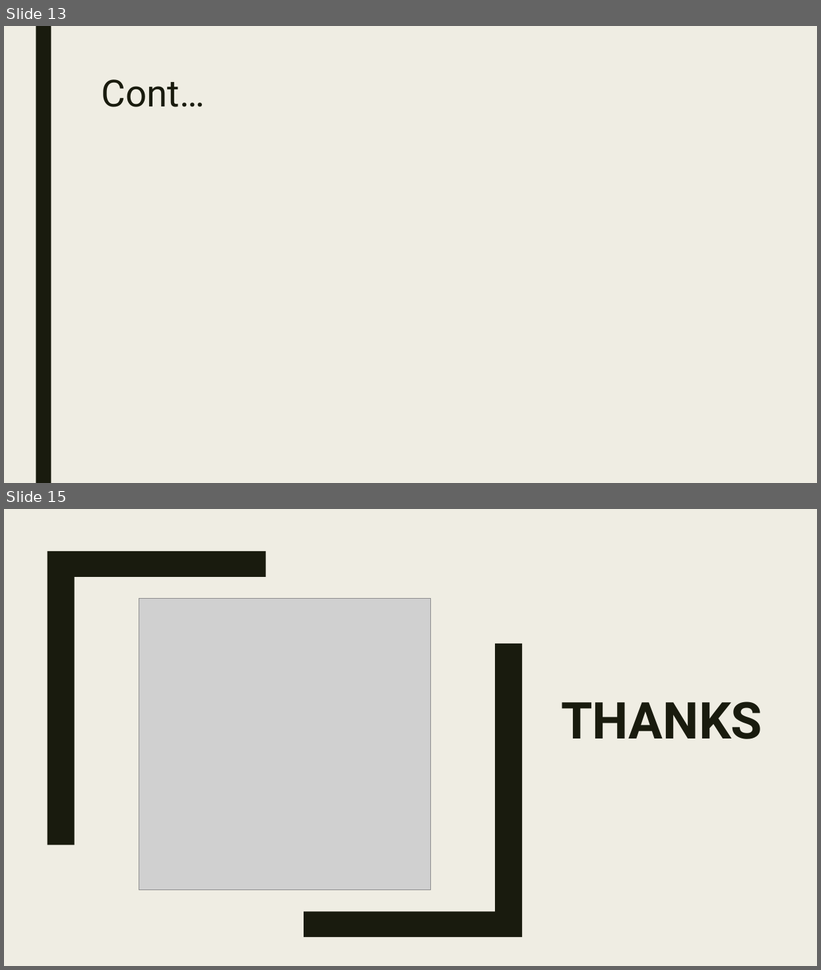
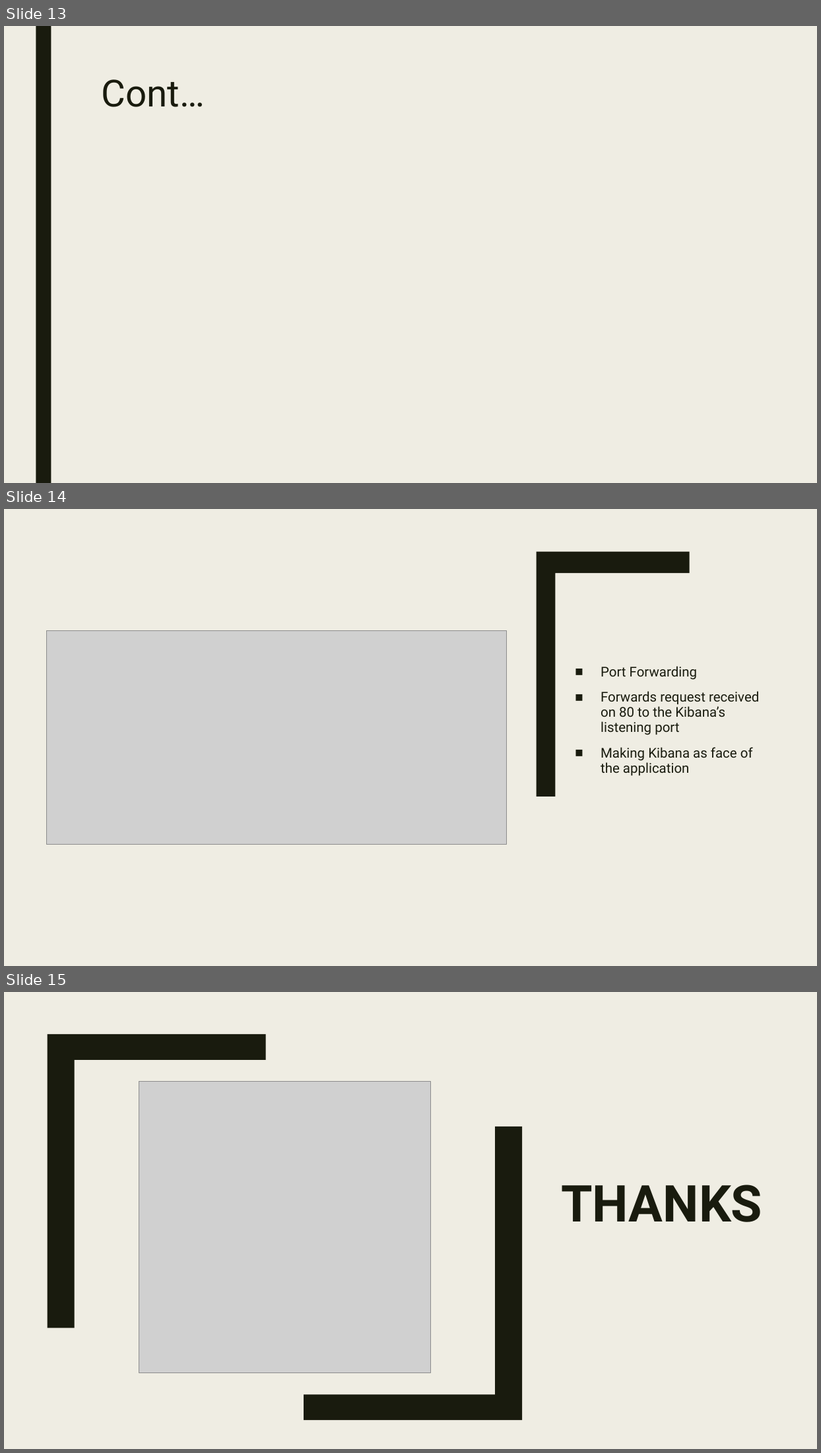
Before and after one commit to CUBigDataClass/Indian-Premier-League, a slide deck: Data Analysis & Visualisations of IPL.pptx. Shown one above the other, each under a label of ours: slides 13 and 15 before the commit, slides 13, 14 and 15 after it; the slides between them are not shown. The pictures are 821x970 and 821x1453 pixels, drawn with LibreOffice and Linux fonts; fonts in the diff are those of the drawing; grey boxes stand for pictures. Boxes give left, top, right and bottom in pixels: in the first picture for what was removed or moved away, otherwise in the second. Text is boxed around its words. In the diff, an @@ line names an element or a change of style, - is before the commit and + after.

```diff
--- a/Data Analysis & Visualisations of IPL.pptx
+++ b/Data Analysis & Visualisations of IPL.pptx
@@ slide 14 added at (4,509,817,966), background #EFEDE3; not listed: 1 template element that a slide beside it also shows @@
@@ rectangle added at (4,509,817,966), fill #EFEDE3 @@
@@ freeform shape added at (537,552,690,797), fill #191B0E @@
@@ picture added at (46,631,507,844) @@
@@ text added at (601,666,759,776), 16 pt, text #191B0E @@
+■ Port Forwarding
+■ Forwards request received on 80 to the Kibana’s listening port
+■ Making Kibana as face of the application
```
Also in this commit, not shown: 6 slides changed, 1 other slide added, 2 slides removed.
